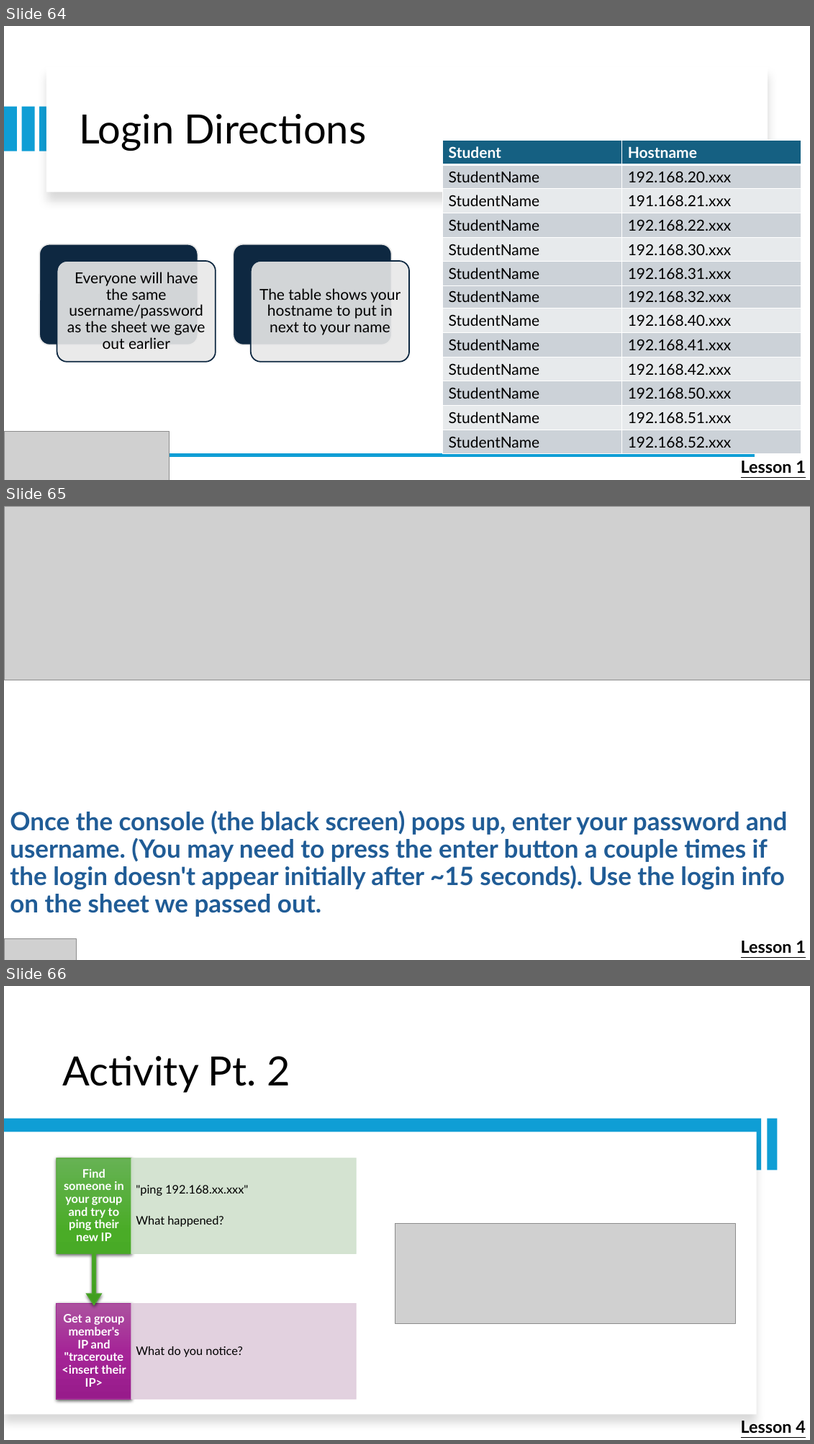
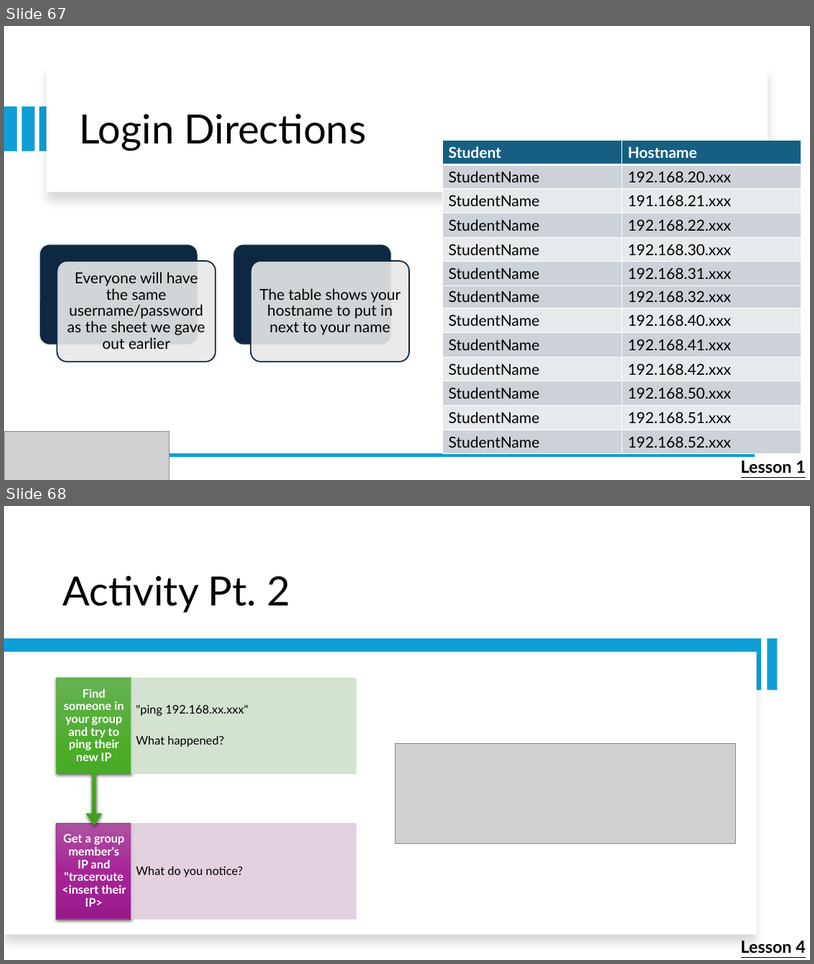
Before and after one commit to cadenkelly-lang/CyberSec-Networking-2026-REU, a slide deck: Module Content, End of Summer Presentation Content/Training Module Slides.pptx. Shown one above the other, each under a label of ours: slides 64, 65 and 66 before the commit, slides 67 and 68 after it. The pictures are 814x1444 and 814x964 pixels, drawn with LibreOffice and Linux fonts; fonts in the diff are those of the drawing; grey boxes stand for pictures. Boxes give left, top, right and bottom in pixels: in the first picture for what was removed or moved away, otherwise in the second. Text is boxed around its words. In the diff, an @@ line names an element or a change of style, - is before the commit and + after.

```diff
--- a/Module Content, End of Summer Presentation Content/Training Module Slides.pptx
+++ b/Module Content, End of Summer Presentation Content/Training Module Slides.pptx
@@ slide 65 removed at (x1=4, y1=506, x2=810, y2=960), background #FFFFFF @@
@@ picture removed at (x1=4, y1=506, x2=810, y2=680) @@
@@ text removed at (x1=10, y1=810, x2=787, y2=916) @@
-Once the console (the black screen) pops up, enter your password and username. (You may need to press the enter button a couple times if the login doesn't appear initially after ~15 seconds). Use the login info on the sheet we passed out.
@@ picture removed at (x1=4, y1=939, x2=76, y2=960) @@
@@ text removed at (x1=741, y1=940, x2=806, y2=953) @@
-Lesson 1
@@ what was slide 64 is now slide 67 @@
@@ what was slide 66 is now slide 68 @@
```
Also in this commit, not shown: 10 slides changed, 3 slides added, 1 other file.
